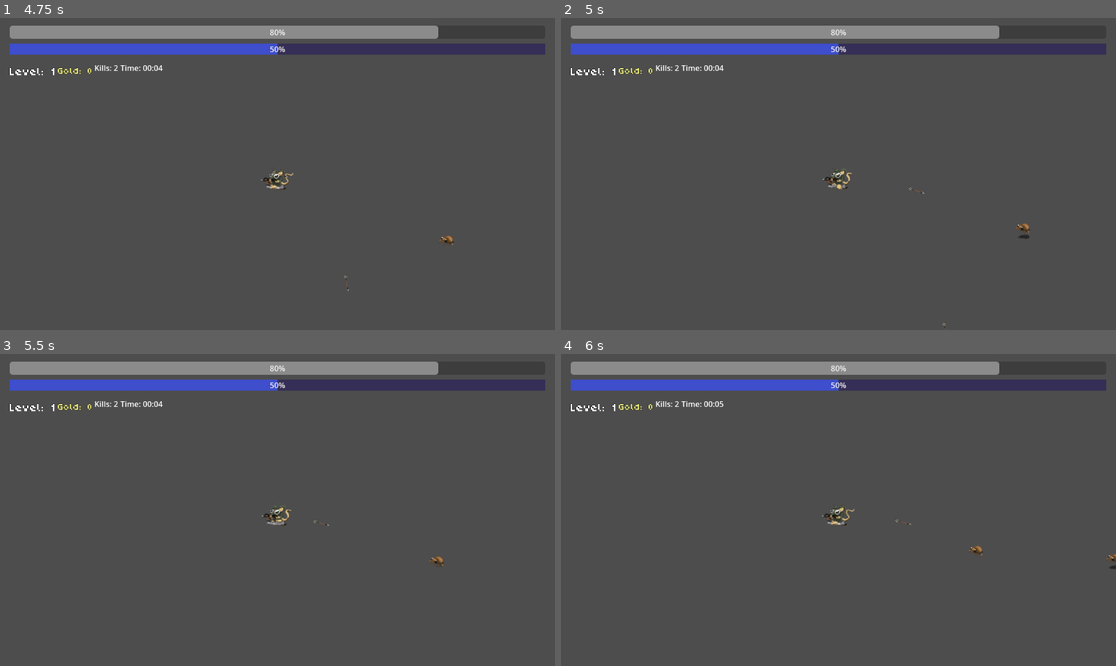
Above: before the commit, frames 1-4 (two rows, left to right).
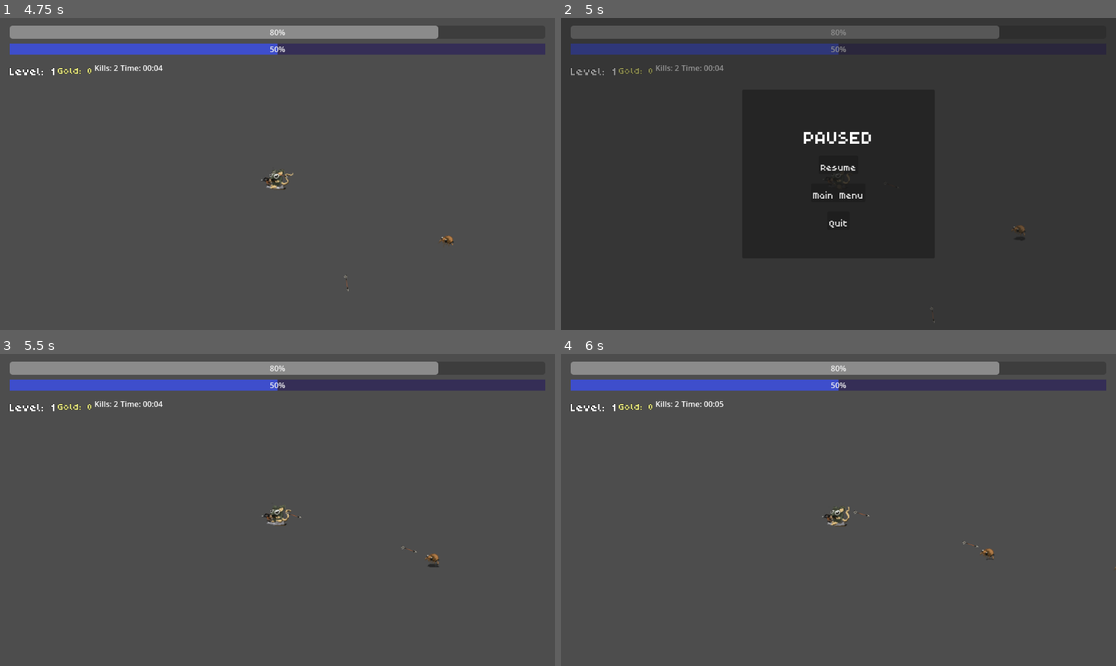
Above: after the commit, the same moments.

Repository: Nathar420/stinky-rat
Game: Godot game, scene res://ui/main_menu.tscn
Two runs of this game, one before a commit and one after it. Both use one fixed random seed, a clock stepped at 60 frames per second and the inputs below. Before the commit the project starts from res://main_menu.tscn. The engine's default icon, where the game draws it, is replaced by a stand-in: a white triangle on a blue panel in a dark square.
Inputs (mouse positions are in pixels of both pictures, inside the frame that each line leads up to):
- Up to frame 1 (4.75 s): click "Start" at 0.5 s; hold Right (ui_right) 1.28-2.03 s; hold Down (ui_down) 2.03-2.78 s; hold Right (ui_right) 2.78-3.53 s; hold Up (ui_up) 3.53-4.28 s; hold Left (ui_left) from 4.28 s (still down)
- Up to frame 2 (5 s): keep holding Left (ui_left); tap Escape (ui_cancel) at 4.9 s
- Up to frame 3 (5.5 s): release Left (ui_left) at 5 s; click (277, 500) at 5 s, where only the run after the commit has a clickable "Resume"
- Up to frame 4 (6 s): hold Left (ui_left) from 5.78 s (still down)

Frame 1 is identical in both runs. In frame 2, 26% of the frame differs, in the area x 1-99%, y 2-100%; in frame 3, 0.1%; in frame 4, 0.3%.

Commit message:
added pause menu

Diff:
--- a/confusion_spoon.tscn
+++ b/abilities/weapons/confusion_spoon.tscn
@@ -1,7 +1,7 @@
 [gd_scene load_steps=3 format=3 uid="uid://be4o6fnscja2n"]
 
 [ext_resource type="Script" uid="uid://dy7vicbe4ydp4" path="res://abilities/weapons/confusion_spoon.gd" id="1_73jik"]
-[ext_resource type="PackedScene" uid="uid://cwlepf110xpes" path="res://confusion_burst.tscn" id="2_y162b"]
+[ext_resource type="PackedScene" uid="uid://cwlepf110xpes" path="res://projectiles/confusion_burst.tscn" id="2_y162b"]
 
 [node name="ConfusionSpoon" type="Node2D"]
 script = ExtResource("1_73jik")
--- /dev/null
+++ b/pause_menu.tscn
@@ -0,0 +1,84 @@
+[gd_scene load_steps=3 format=3 uid="uid://cpij5k01501pi"]
+
+[ext_resource type="Script" uid="uid://bbjsdkvgmhqga" path="res://ui/pause_menu.gd" id="1_nwcfo"]
+[ext_resource type="FontFile" uid="uid://dmebi7ig6ljst" path="res://poco/Poco.ttf" id="2_05uyy"]
+
+[node name="PauseMenu" type="CanvasLayer"]
+script = ExtResource("1_nwcfo")
+
+[node name="DimBackground" type="ColorRect" parent="."]
+anchors_preset = 15
+anchor_right = 1.0
+anchor_bottom = 1.0
+grow_horizontal = 2
+grow_vertical = 2
+color = Color(0.11764706, 0.11764706, 0.11764706, 0.4745098)
+
+[node name="Panel" type="Panel" parent="."]
+custom_minimum_size = Vector2(400, 350)
+anchors_preset = 8
+anchor_left = 0.5
+anchor_top = 0.5
+anchor_right = 0.5
+anchor_bottom = 0.5
+offset_left = -200.0
+offset_top = -175.0
+offset_right = 200.0
+offset_bottom = 175.0
+grow_horizontal = 2
+grow_vertical = 2
+
+[node name="MarginContainer" type="MarginContainer" parent="Panel"]
+layout_mode = 1
+anchors_preset = 8
+anchor_left = 0.5
+anchor_top = 0.5
+anchor_right = 0.5
+anchor_bottom = 0.5
+offset_left = -30.0
+offset_top = -30.0
+offset_right = 30.0
+offset_bottom = 30.0
+grow_horizontal = 2
+grow_vertical = 2
+theme_override_constants/margin_left = 30
+theme_override_constants/margin_top = 30
+theme_override_constants/margin_right = 30
+theme_override_constants/margin_bottom = 30
+
+[node name="VBoxContainer" type="VBoxContainer" parent="Panel/MarginContainer"]
+layout_mode = 2
+theme_override_constants/separation = 20
+
+[node name="TitleLabel" type="Label" parent="Panel/MarginContainer/VBoxContainer"]
+layout_mode = 2
+theme_override_colors/font_outline_color = Color(0, 0, 0, 1)
+theme_override_constants/shadow_offset_y = 2
+theme_override_fonts/font = ExtResource("2_05uyy")
+theme_override_font_sizes/font_size = 48
+text = "PAUSED"
+
+[node name="ResumeButton" type="Button" parent="Panel/MarginContainer/VBoxContainer"]
+layout_mode = 2
+size_flags_horizontal = 4
+size_flags_vertical = 4
+theme_override_fonts/font = ExtResource("2_05uyy")
+theme_override_font_sizes/font_size = 24
+text = "Resume"
+
+[node name="MainMenuButton" type="Button" parent="Panel/MarginContainer/VBoxContainer"]
+layout_mode = 2
+size_flags_horizontal = 4
+size_flags_vertical = 4
+theme_override_fonts/font = ExtResource("2_05uyy")
+theme_override_font_sizes/font_size = 24
+text = "Main Menu
+"
+
+[node name="QuitButton" type="Button" parent="Panel/MarginContainer/VBoxContainer"]
+layout_mode = 2
+size_flags_horizontal = 4
+size_flags_vertical = 4
+theme_override_fonts/font = ExtResource("2_05uyy")
+theme_override_font_sizes/font_size = 24
+text = "Quit"
--- a/player/player.tscn
+++ b/player/player.tscn
@@ -7,7 +7,7 @@
 [ext_resource type="PackedScene" uid="uid://d3eieij8iep6v" path="res://scenes/basic_gun.tscn" id="5_qjkh3"]
 [ext_resource type="PackedScene" uid="uid://c4qga78ih5q7y" path="res://abilities/weapons/ricochet_gun.tscn" id="6_g6k8r"]
 [ext_resource type="PackedScene" uid="uid://b7wjslcl0ihv" path="res://explosion_ability.tscn" id="7_boad6"]
-[ext_resource type="PackedScene" uid="uid://be4o6fnscja2n" path="res://confusion_spoon.tscn" id="8_rgyib"]
+[ext_resource type="PackedScene" uid="uid://be4o6fnscja2n" path="res://abilities/weapons/confusion_spoon.tscn" id="8_rgyib"]
 [ext_resource type="PackedScene" uid="uid://djilttla6hs11" path="res://sword_ability.tscn" id="9_hg6s5"]
 [ext_resource type="PackedScene" uid="uid://b3d5hm53378w0" path="res://sword.tscn" id="10_8t03j"]
 
--- a/scenes/world.tscn
+++ b/scenes/world.tscn
@@ -11,6 +11,7 @@
 [ext_resource type="Script" uid="uid://dgq4x58djugab" path="res://resources/items/item_database.gd" id="9_7r4gi"]
 [ext_resource type="PackedScene" uid="uid://cb37fiuof4ypf" path="res://ui/level_up_ui.tscn" id="10_w7kh3"]
 [ext_resource type="PackedScene" uid="uid://cn7wb8x04pad5" path="res://game_over_ui.tscn" id="11_e3hyu"]
+[ext_resource type="PackedScene" uid="uid://cpij5k01501pi" path="res://pause_menu.tscn" id="12_q5onr"]
 
 [node name="World" type="Node2D"]
 
@@ -37,3 +38,5 @@
 [node name="LevelUpUi" parent="." groups=["level_up_ui"] instance=ExtResource("10_w7kh3")]
 
 [node name="GameOverUI" parent="." groups=["game_over_ui", "game_ui"] instance=ExtResource("11_e3hyu")]
+
+[node name="PauseMenu" parent="." instance=ExtResource("12_q5onr")]
--- /dev/null
+++ b/ui/pause_menu.gd
@@ -0,0 +1,49 @@
+class_name PauseMenu
+extends CanvasLayer
+
+@onready var panel: Panel = $Panel
+@onready var resume_button: Button = $Panel/MarginContainer/VBoxContainer/ResumeButton
+@onready var main_menu_button: Button = $Panel/MarginContainer/VBoxContainer/MainMenuButton
+@onready var quit_button: Button = $Panel/MarginContainer/VBoxContainer/QuitButton
+
+func _ready() -> void:
+	hide()
+	process_mode = Node.PROCESS_MODE_ALWAYS
+
+	if resume_button:
+		resume_button.pressed.connect(_on_resume_pressed)
+
+	if main_menu_button:
+		main_menu_button.pressed.connect(_on_main_menu_pressed)
+
+	if quit_button:
+		quit_button.pressed.connect(_on_quit_pressed)
+
+func _input(event: InputEvent) -> void:
+	if event.is_action_pressed("ui_cancel"):
+		toggle_pause()
+
+func toggle_pause() -> void:
+	if get_tree().paused:
+		resume()
+	else:
+		pause()
+
+func pause() -> void:
+	get_tree().paused = true
+	show()
+
+func resume() -> void:
+	get_tree().paused = false
+	hide()
+
+func _on_resume_pressed() -> void:
+	resume()
+
+func _on_main_menu_pressed() -> void:
+	print("Changing to main menu...")
+	get_tree().paused = false
+	get_tree().change_scene_to_file("res://ui/main_menu.tscn")
+
+func _on_quit_pressed() -> void:
+	get_tree().quit()
Renamed: confusion_burst.tscn -> projectiles/confusion_burst.tscn
Not shown: 1 places in scenes/world.tscn that only renumber resources
Not shown: 4 places in ui/main_menu.tscn that only renumber resources
Not shown, added: ui/pause_menu.gd.uid
